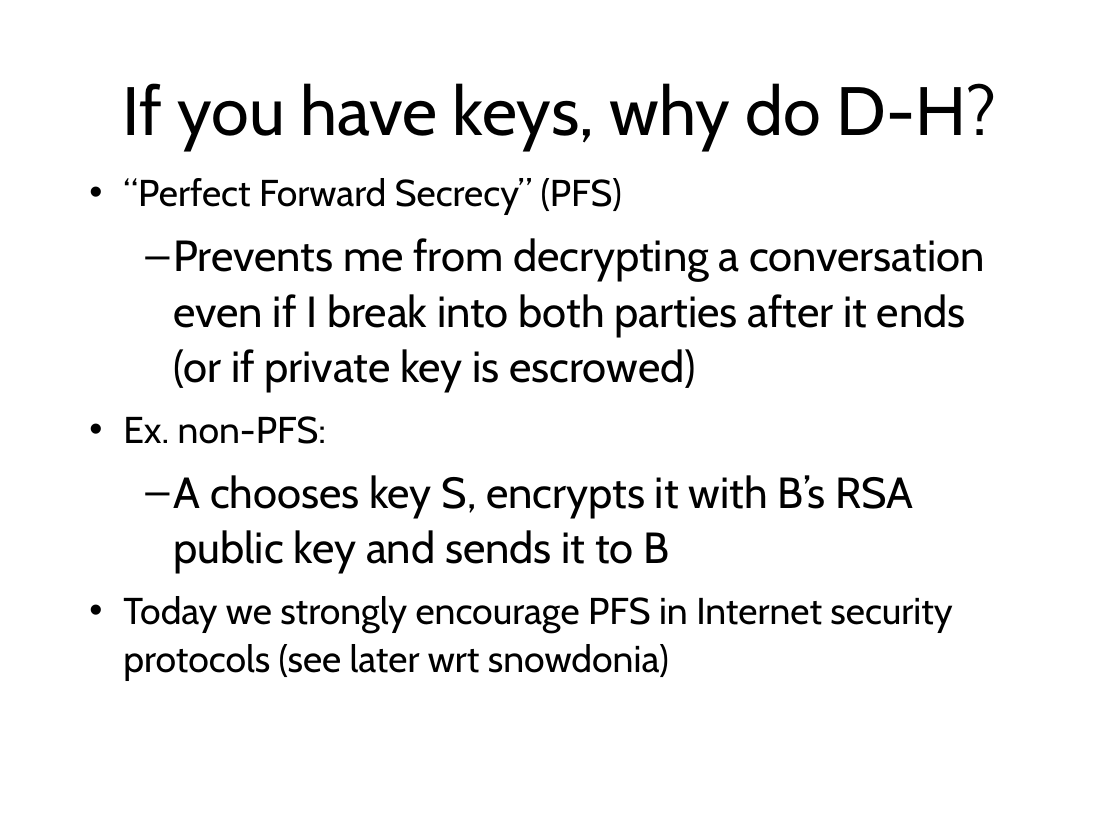
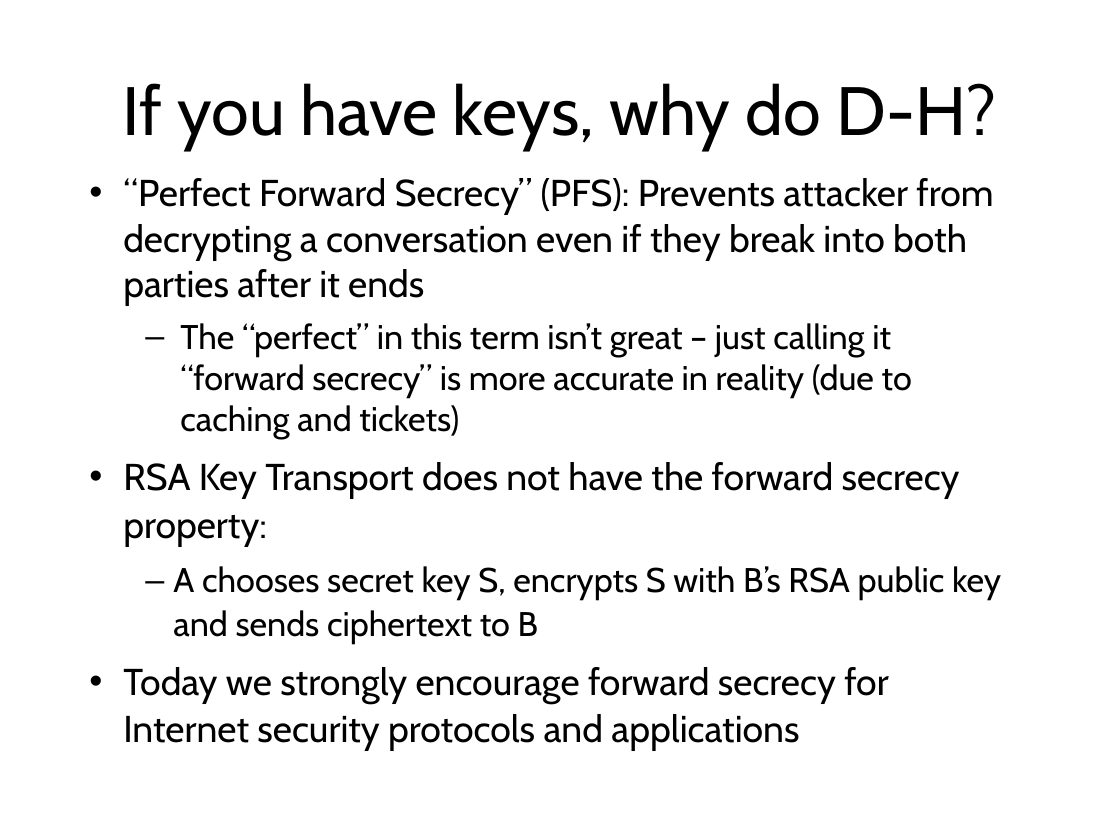
Before and after one commit to sftcd/cs7053, a slide deck: slide 134 of 2022lectures/04-crypto.odp. Drawn at 1120x840 pixels with LibreOffice and Linux fonts; fonts in the diff are those of the drawing. Boxes give left, top, right and bottom in pixels: in the first picture for what was removed or moved away, otherwise in the second. Text is boxed around its words. In the diff, an @@ line names an element or a change of style, - is before the commit and + after.

```diff
--- a/2022lectures/04-crypto.odp
+++ b/2022lectures/04-crypto.odp
@@ text at box(123, 178, 1001, 751): text changed; size 28 to 24 pt @@
-• “Perfect Forward Secrecy” (PFS)
-  – Prevents me from decrypting a conversation even if I break into both parties after it ends (or if private key is escrowed)
-• Ex. non-PFS:
-  – A chooses key S, encrypts it with B’s RSA public key and sends it to B
-• Today we strongly encourage PFS in Internet security protocols (see later wrt snowdonia)
+• “Perfect Forward Secrecy” (PFS): Prevents attacker from decrypting a conversation even if they break into both parties after it ends
+  – The “perfect” in this term isn’t great – just calling it “forward secrecy” is more accurate in reality (due to caching and tickets)
+• RSA Key Transport does not have the forward secrecy property:
+  – A chooses secret key S, encrypts S with B’s RSA public key and sends ciphertext to B
+• Today we strongly encourage forward secrecy for Internet security protocols and applications
```
Also in this commit, not shown: 21 other slides changed.
